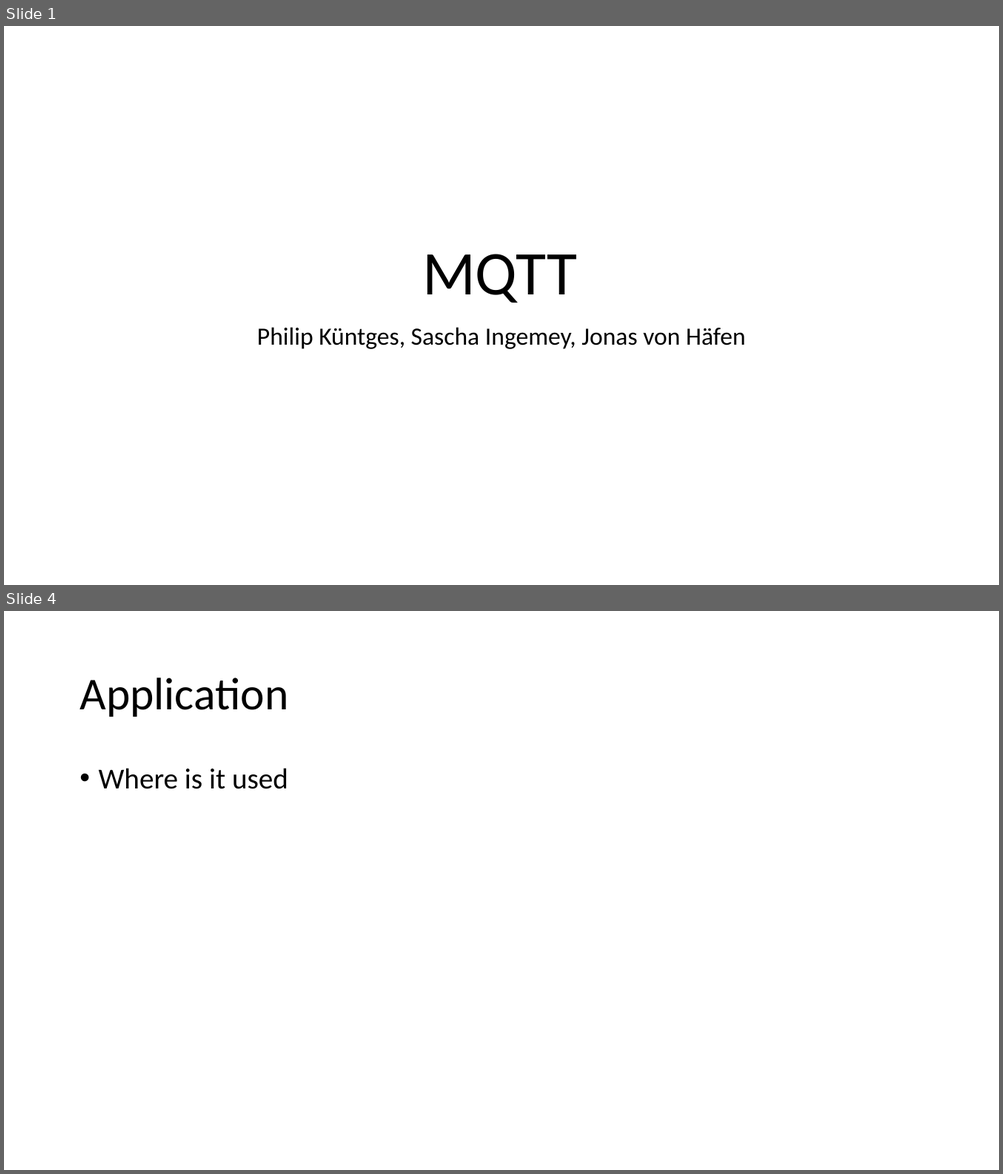
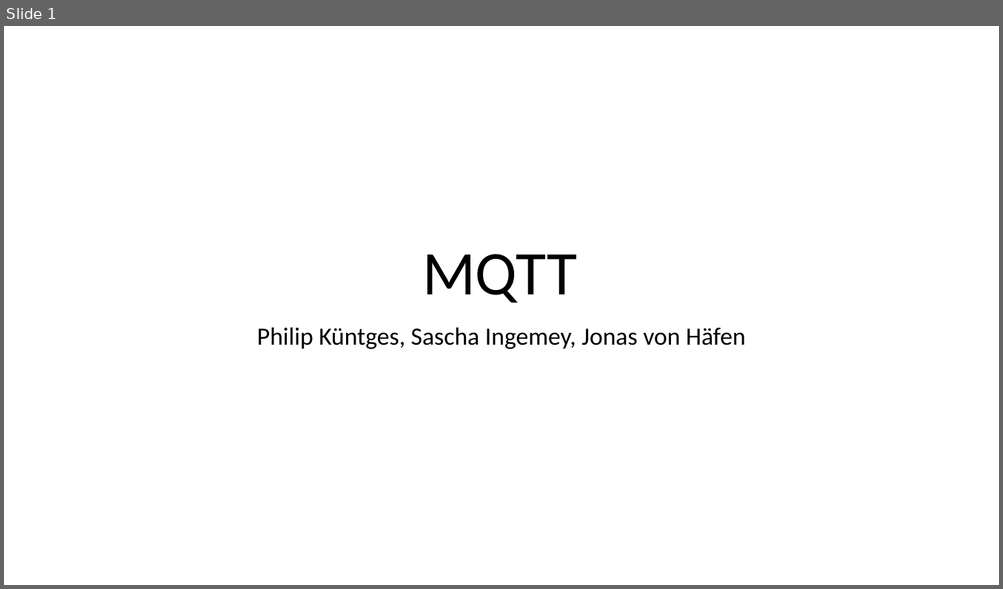
Before and after one commit to sebivenlo/ESD-2023-MQTT, a slide deck: Presentation/Jonas MQTT.pptx. Shown one above the other, each under a label of ours: slides 1 and 4 before the commit, slide 1 after it; the slides between them are not shown. The pictures are 1003x1174 and 1003x589 pixels, drawn with LibreOffice and Linux fonts; fonts in the diff are those of the drawing. Boxes give left, top, right and bottom in pixels: in the first picture for what was removed or moved away, otherwise in the second. Text is boxed around its words. In the diff, an @@ line names an element or a change of style, - is before the commit and + after.

```diff
--- a/Presentation/Jonas MQTT.pptx
+++ b/Presentation/Jonas MQTT.pptx
@@ slide 4 removed at [4,611,999,1170], background #FFFFFF @@
@@ title removed at [79,678,288,717] @@
-Application
@@ text removed at [99,768,288,789] @@
-• Where is it used
```
Also in this commit, not shown: 3 slides changed, 8 slides added, 1 other slide removed, 1 other file.
